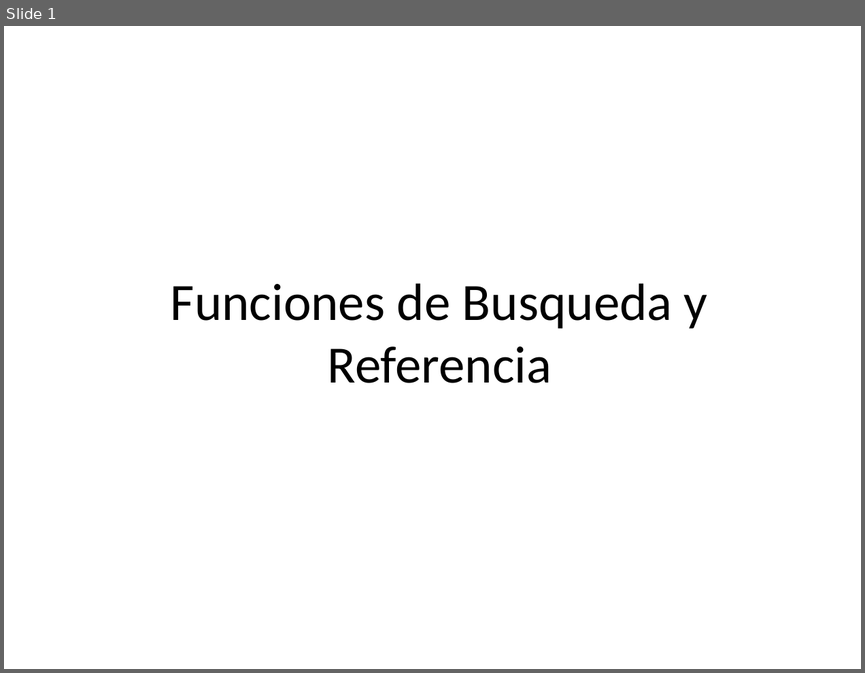
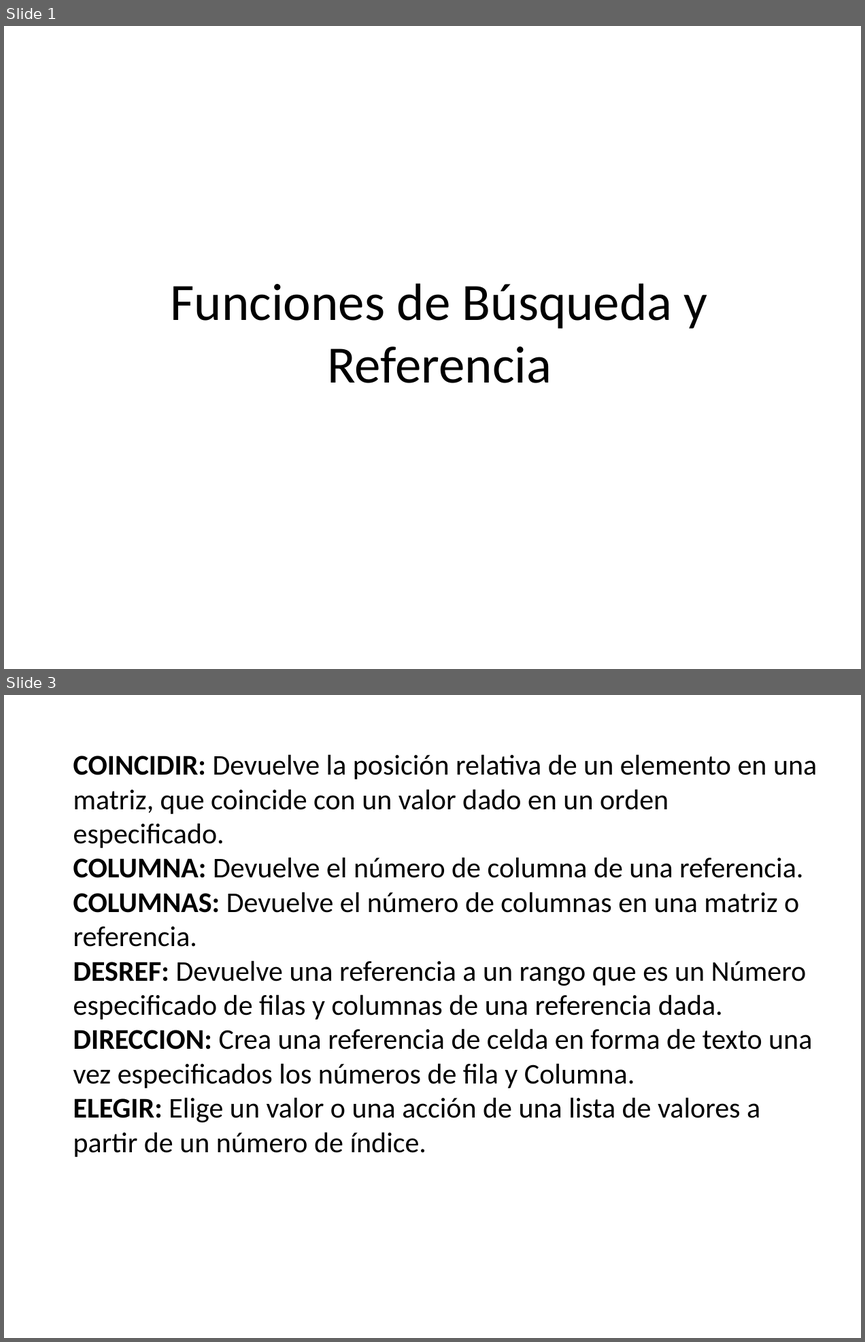
Before and after one commit to kleberloayzacastro/universidad, a slide deck: 2015-2016/clases/computacion_aplicada_2/clase_5/clase_5.pptx. Shown one above the other, each under a label of ours: slide 1 before the commit, slides 1 and 3 after it; the slides between them are not shown. The pictures are 865x673 and 865x1342 pixels, drawn with LibreOffice and Linux fonts; fonts in the diff are those of the drawing; background and template pictures are left out. Boxes give left, top, right and bottom in pixels: in the first picture for what was removed or moved away, otherwise in the second. Text is boxed around its words. In the diff, an @@ line names an element or a change of style, - is before the commit and + after.

```diff
--- a/2015-2016/clases/computacion_aplicada_2/clase_5/clase_5.pptx
+++ b/2015-2016/clases/computacion_aplicada_2/clase_5/clase_5.pptx
@@ slide 3 added at <box>4,695,861,1338</box>, background picture (left out) @@
@@ text added at <box>73,754,817,1157</box>, 24 pt, text #000000 @@
+COINCIDIR: Devuelve la posición relativa de un elemento en una matriz, que coincide con un valor dado en un orden especificado.
+COLUMNA: Devuelve el número de columna de una referencia.
+COLUMNAS: Devuelve el número de columnas en una matriz o referencia.
+DESREF: Devuelve una referencia a un rango que es un Número especificado de filas y columnas de una referencia dada.
+DIRECCION: Crea una referencia de celda en forma de texto una vez especificados los números de fila y Columna.
+ELEGIR: Elige un valor o una acción de una lista de valores a partir de un número de índice.
@@ slide 1 changed as well @@
@@ text at <box>171,283,708,383</box>: text changed @@
-Funciones de Busqueda y Referencia
+Funciones de Búsqueda y Referencia
```
Also in this commit, not shown: 2 other slides added, 1 slide removed, 3 other files.
